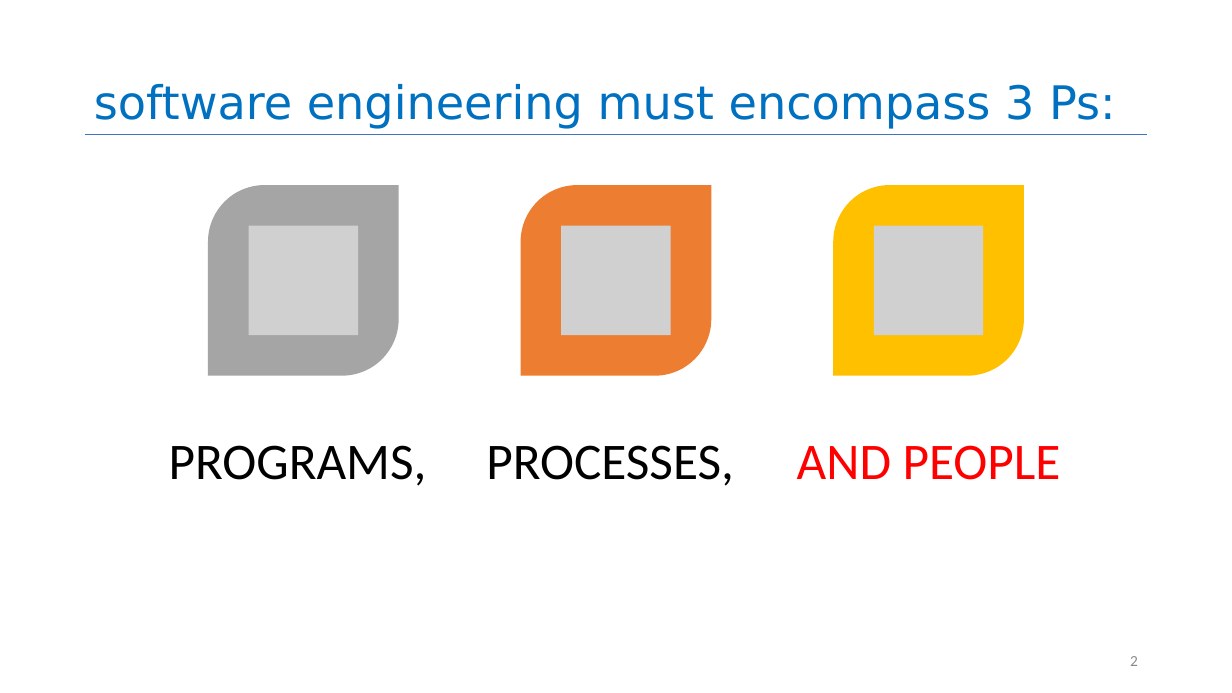
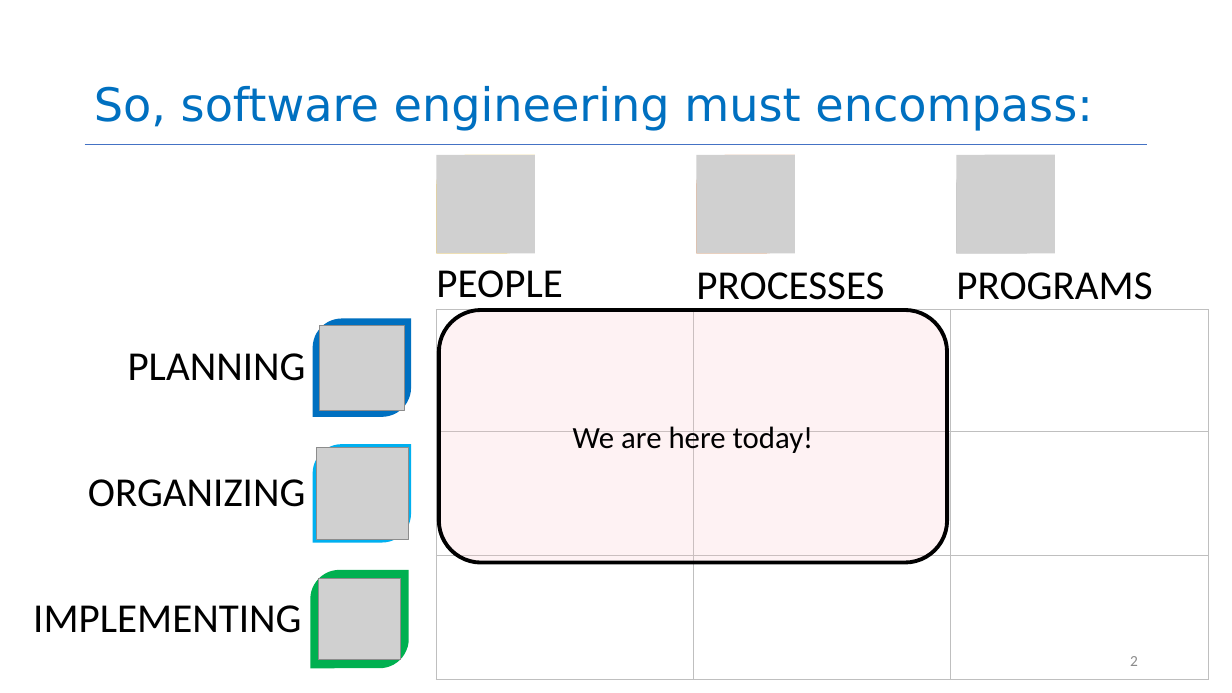
Before and after one commit to neu-se/CS4530-Spring-2026, a slide deck: slide 2 of Slides/Module 07.1 Teams.pptx. Drawn at 1232x693 pixels with LibreOffice and Linux fonts; fonts in the diff are those of the drawing; grey boxes stand for pictures. Boxes give left, top, right and bottom in pixels: in the first picture for what was removed or moved away, otherwise in the second. Text is boxed around its words. In the diff, an @@ line names an element or a change of style, - is before the commit and + after.

Commit message:
updated slide 2 7.1

```diff
--- a/Slides/Module 07.1 Teams.pptx
+++ b/Slides/Module 07.1 Teams.pptx
@@ title at bbox=[94, 86, 1092, 131]: text changed @@
-software engineering must encompass 3 Ps:
+So, software engineering must encompass:
@@ line moved from (85, 134) - (1148, 134) to (85, 144) - (1148, 144) @@
@@ picture: place and size @@
-picture at bbox=[874, 226, 983, 335]
+picture at bbox=[436, 155, 535, 254]
@@ round diag rect added at bbox=[436, 155, 535, 254], fill #FFC000 @@
@@ picture: place and size @@
-picture at bbox=[561, 226, 670, 335]
+picture at bbox=[697, 155, 796, 254]
@@ round diag rect added at bbox=[697, 155, 796, 254], fill #ED7D31 @@
@@ picture: place and size @@
-picture at bbox=[249, 226, 358, 335]
+picture at bbox=[957, 155, 1055, 254]
@@ round diag rect added at bbox=[957, 155, 1055, 254], fill #A5A5A5 @@
@@ round diag rect removed at bbox=[208, 185, 398, 375] @@
@@ round diag rect removed at bbox=[520, 185, 711, 375] @@
@@ round diag rect removed at bbox=[834, 185, 1024, 375] @@
@@ vertical alignment top to middle in 3 elements at bbox=[697, 250, 926, 323], bbox=[957, 250, 1186, 323], bbox=[436, 248, 665, 321] @@
@@ free "PEOPLE": place and size @@
-free "PEOPLE" at bbox=[773, 435, 1085, 508]
+free "PEOPLE" at bbox=[436, 248, 665, 321]
@@ free "PROCESSES": place and size @@
-free "PROCESSES" at bbox=[459, 435, 772, 508]
+free "PROCESSES" at bbox=[697, 250, 926, 323]
@@ free "PROGRAMS": place and size @@
-free "PROGRAMS" at bbox=[147, 435, 459, 508]
+free "PROGRAMS" at bbox=[957, 250, 1186, 323]
@@ text in free at bbox=[436, 270, 562, 298]: text changed; size 40 to 32 pt; text colour #FF0000 to #000000 @@
-AND PEOPLE
+PEOPLE
@@ text in free at bbox=[696, 272, 884, 309]: text changed; size 40 to 32 pt @@
-PROCESSES,
+PROCESSES
@@ text in free at bbox=[956, 272, 1152, 300]: text changed; size 40 to 32 pt @@
-PROGRAMS,
+PROGRAMS
@@ round diag rect added at bbox=[312, 319, 411, 418], fill #0070C0 @@
@@ picture added at bbox=[320, 325, 405, 410] @@
@@ table added at bbox=[436, 310, 1207, 679], 3 rows, 3 columns @@
+ |  | 
+ |  | 
+ |  | 
@@ rounded rectangle added at bbox=[439, 310, 947, 562], fill #FCBFC0 at 19% opacity, outline #000000 3 pt, 24 pt, text #000000 @@
+We are here today!
@@ free added at bbox=[0, 331, 306, 404], 32 pt, text #000000 @@
+PLANNING
@@ round diag rect added at bbox=[312, 445, 411, 543], fill #00B0F0 @@
@@ picture added at bbox=[316, 447, 409, 540] @@
@@ free added at bbox=[0, 457, 306, 531], 32 pt, text #000000 @@
+ORGANIZING
@@ free added at bbox=[0, 583, 301, 656], 32 pt, text #000000 @@
+IMPLEMENTING
@@ round diag rect added at bbox=[311, 570, 409, 669], fill #00B050 @@
@@ picture added at bbox=[319, 579, 400, 660] @@
@@ page number at bbox=[1130, 656, 1138, 666]: less space between paragraphs @@
```
Also in this commit, not shown: 1 other file.
